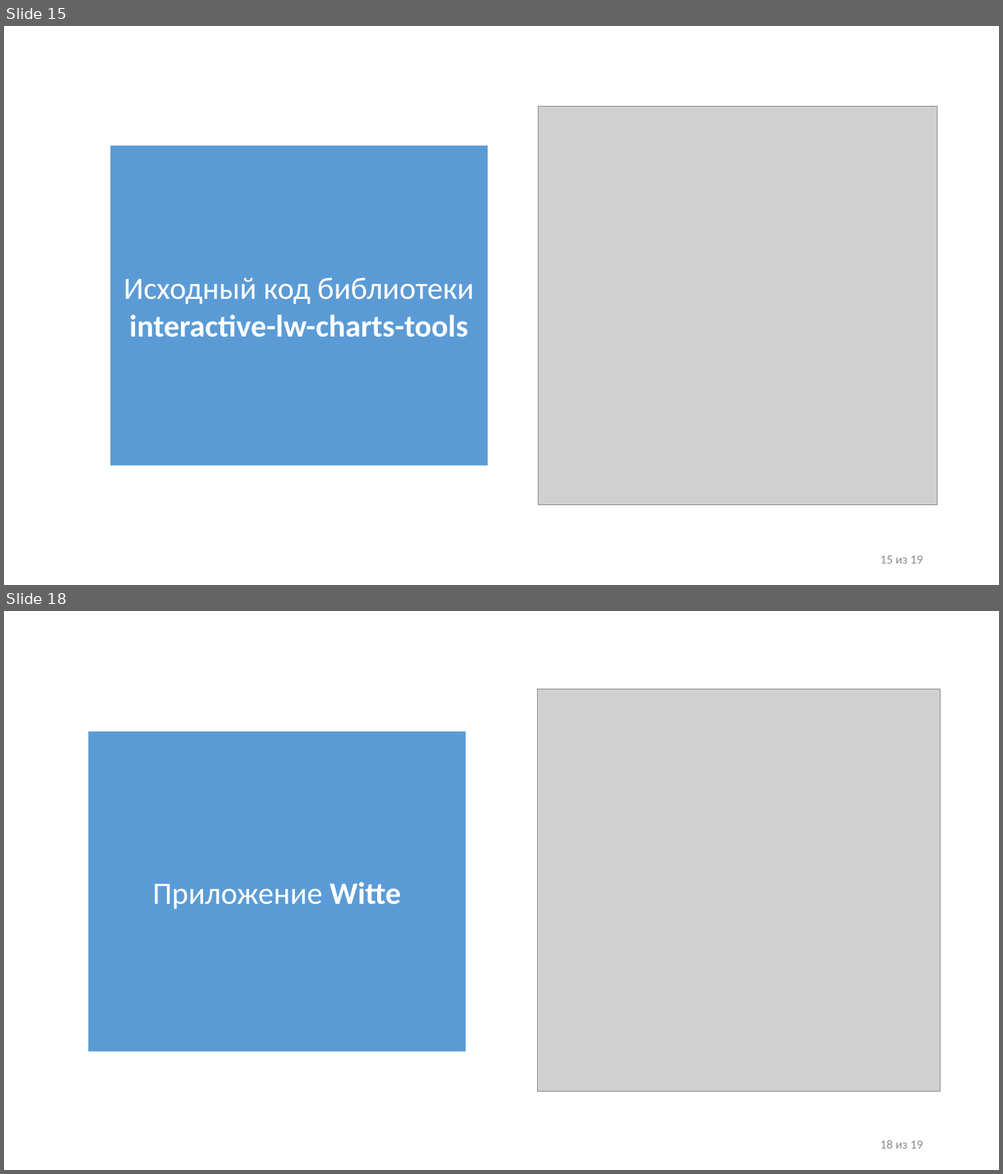
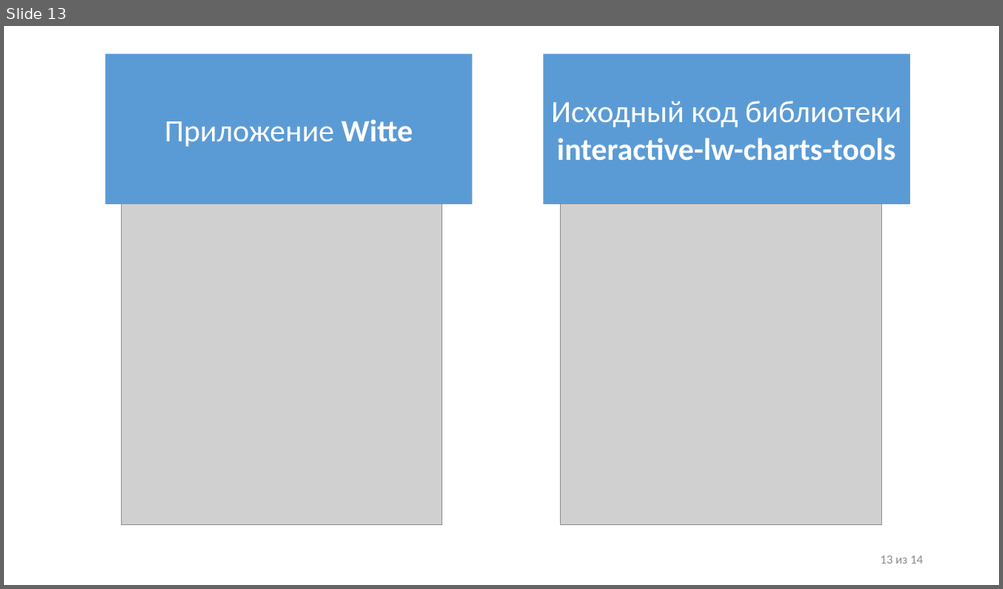
Before and after one commit to IliiaDenisov/masters-thesis, a slide deck: src/Презентация диплома.pptx. Shown one above the other, each under a label of ours: slides 15 and 18 before the commit, slide 13 after it; the slides between them are not shown. The pictures are 1003x1174 and 1003x589 pixels, drawn with LibreOffice and Linux fonts; fonts in the diff are those of the drawing; grey boxes stand for pictures. Boxes give left, top, right and bottom in pixels: in the first picture for what was removed or moved away, otherwise in the second. Text is boxed around its words. In the diff, an @@ line names an element or a change of style, - is before the commit and + after.

```diff
--- a/src/Презентация диплома.pptx
+++ b/src/Презентация диплома.pptx
@@ slide 18 removed at bbox=[4, 611, 999, 1170], background #FFFFFF @@
@@ picture removed at bbox=[538, 689, 940, 1092] @@
@@ rectangle removed at bbox=[88, 732, 466, 1052] @@
-Приложение Witte
@@ text removed at bbox=[880, 1140, 922, 1149] @@
-18 из 19
@@ what was slide 15 is now slide 13 @@
@@ slide 13 changed as well @@
@@ rectangle added at bbox=[105, 53, 472, 204], fill #5B9BD5, 30 pt, text #FFFFFF @@
+Приложение Witte
@@ rectangle "Исходный код библиотеки": place and size @@
-rectangle "Исходный код библиотеки" at bbox=[110, 145, 487, 466]
+rectangle "Исходный код библиотеки" at bbox=[543, 53, 910, 204]
@@ picture added at bbox=[121, 204, 442, 526] @@
@@ picture: place and size @@
-picture at bbox=[538, 106, 937, 505]
+picture at bbox=[560, 204, 882, 526]
@@ text at bbox=[880, 556, 922, 564]: text changed @@
-15 из 19
+13 из 14
```
Also in this commit, not shown: 12 other slides changed, 4 other slides removed.
